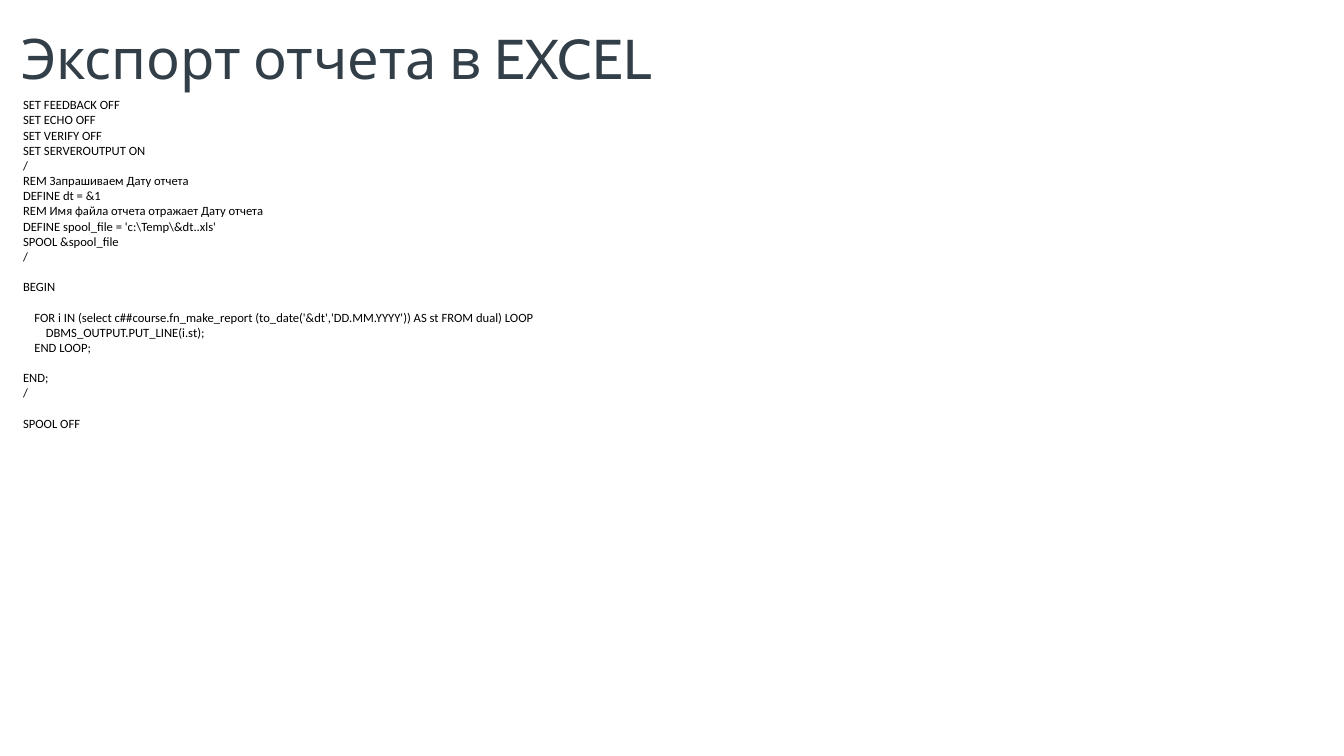
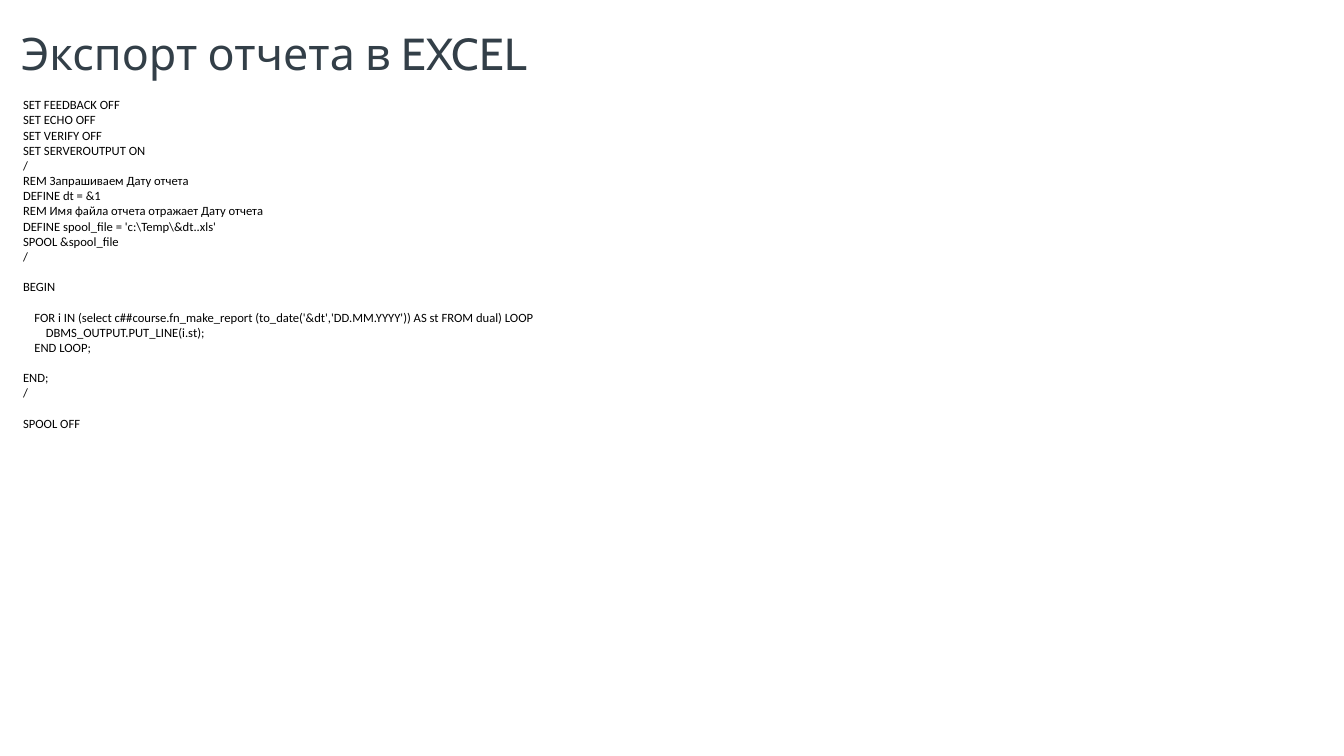
Before and after one commit to AndrSor/Course_PLSQL_SB, a slide deck: slide 14 of Course Work/_Презентация Курсовой работы.pptx. Drawn at 1344x756 pixels with LibreOffice and Linux fonts; fonts in the diff are those of the drawing; background and template pictures are left out. Boxes give left, top, right and bottom in pixels: in the first picture for what was removed or moved away, otherwise in the second. Text is boxed around its words. In the diff, an @@ line names an element or a change of style, - is before the commit and + after.

```diff
--- a/Course Work/_Презентация Курсовой работы.pptx
+++ b/Course Work/_Презентация Курсовой работы.pptx
@@ text "Экспорт отчета в EXCEL" at [21,37,526,81]: size 40 to 32 pt @@
```
Also in this commit, not shown: 5 other slides changed, 1 other file.
